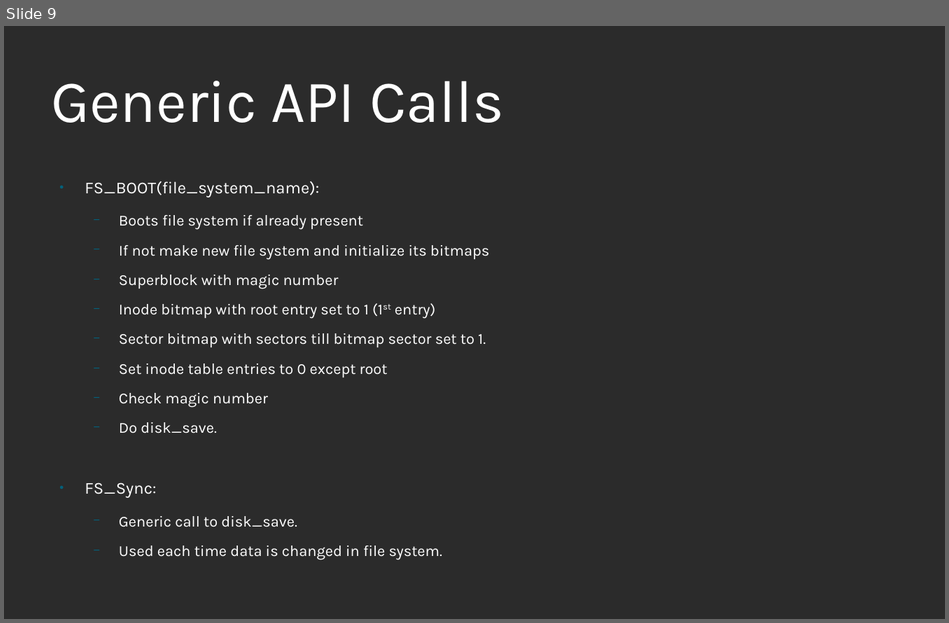
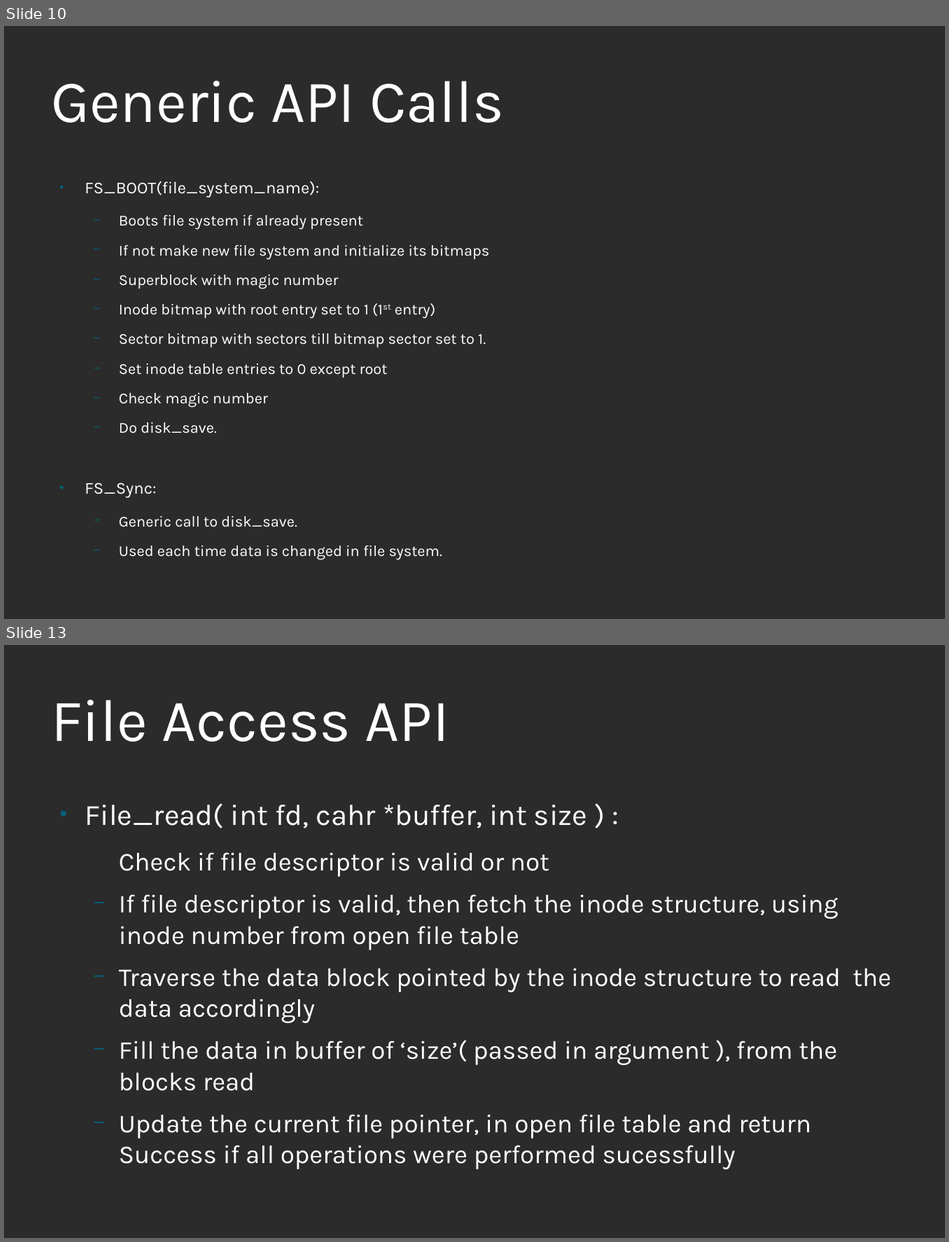
Before and after one commit to ankitmishra16/FIle-System, a slide deck: OS_Project_Report.odp. Shown one above the other, each under a label of ours: slide 9 before the commit, slides 10 and 13 after it; the slides between them are not shown. The pictures are 949x623 and 949x1242 pixels, drawn with LibreOffice and Linux fonts; fonts in the diff are those of the drawing; background and template pictures are left out; a plain dark background stands for a picture behind light text. Boxes give left, top, right and bottom in pixels: in the first picture for what was removed or moved away, otherwise in the second. Text is boxed around its words. In the diff, an @@ line names an element or a change of style, - is before the commit and + after.

```diff
--- a/OS_Project_Report.odp
+++ b/OS_Project_Report.odp
@@ slide 13 added at (4, 645, 945, 1238), background picture (left out) @@
@@ title added at (51, 700, 449, 742), 60 pt, text #FFFFFF @@
+File Access API
@@ text added at (84, 803, 891, 1169), 25.9 pt, text #FFFFFF @@
+● File_read( int fd, cahr *buffer, int size ) :
+  Check if file descriptor is valid or not
+  − If file descriptor is valid, then fetch the inode structure, using inode number from open file table
+  − Traverse the data block pointed by the inode structure to read the data accordingly
+  − Fill the data in buffer of ‘size’( passed in argument ), from the blocks read
+  − Update the current file pointer, in open file table and return Success if all operations were performed sucessfully
@@ what was slide 9 is now slide 10 @@
```
Also in this commit, not shown: 8 slides changed, 4 other slides added, 1 slide removed.
